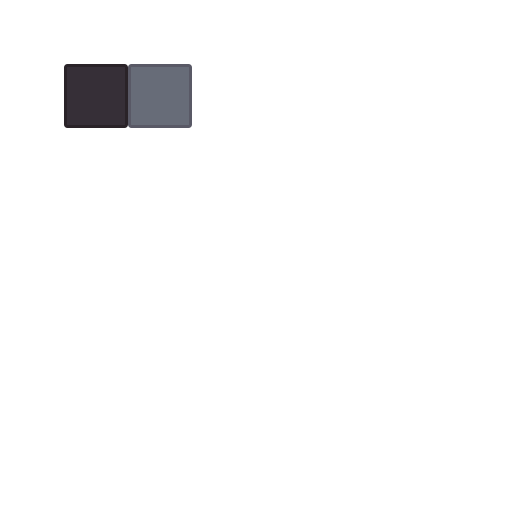
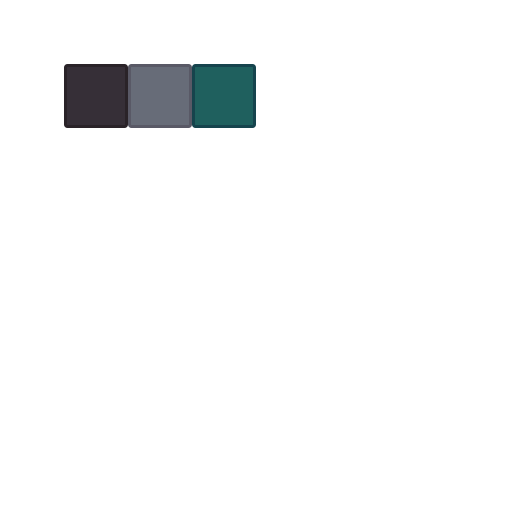
Two versions of the same layered image (512 x 512). Layer-by-layer changes:
added layer "ReflectTile" above "GroundTile" over left=192, top=64, right=256, bottom=128
